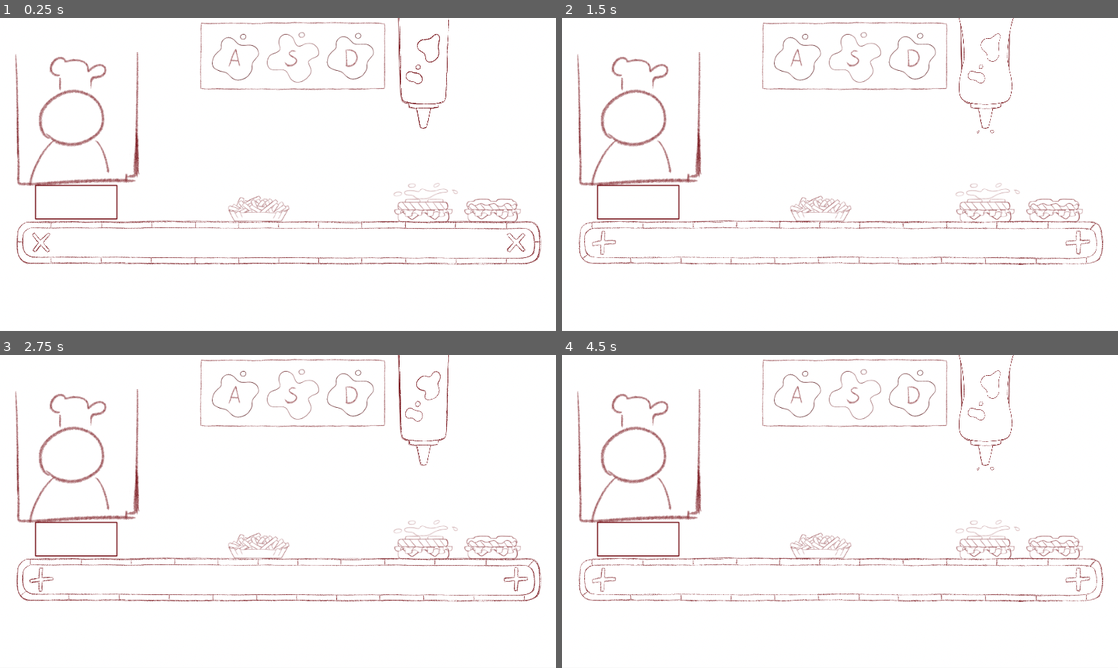
Above: before the commit, frames 1-4 (two rows, left to right).
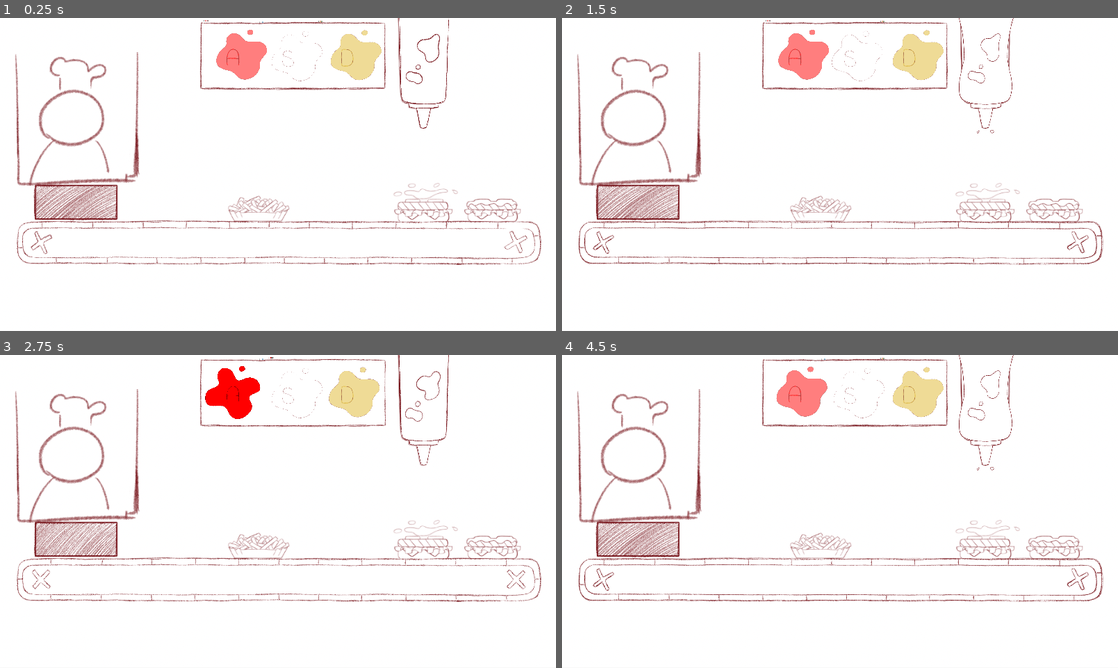
Above: after the commit, the same moments.

Repository: christophprenissl/sauce_game
Game: Godot game, scene res://Scenes/Game.tscn
Two runs of this game, one before a commit and one after it. Both use one fixed random seed, a clock stepped at 60 frames per second and the inputs below.
Inputs:
- Up to frame 1 (0.25 s): no input
- Up to frame 2 (1.5 s): tap A (sauce_a) at 0.6 s; tap D (sauce_d) at 0.8, 1.35 s
- Up to frame 3 (2.75 s): tap S (sauce_s) at 1.55, 2.1 s; tap A (sauce_a) at 2.3 s
- Up to frame 4 (4.5 s): tap A (sauce_a) at 2.85 s; tap D (sauce_d) at 3.05, 3.6 s; tap S (sauce_s) at 3.8, 4.35 s

The runs differ from the first frame. In frame 1, 5.4% of the frame differs, in the area x 3-98%, y 0-79%; in frame 2, 5.4%; in frame 3, 5.3%; in frame 4, 5.4%.

Commit message:
added sauce previews and animate them when pressing sauce button

Diff:
--- /dev/null
+++ b/GameObjects/Sauce_Preview.gd
@@ -0,0 +1,11 @@
+extends AnimatedSprite
+
+
+onready var alpha = modulate.a
+
+func set_alpha_max():
+	set_modulate(Color(modulate.r,modulate.g,modulate.b, 1))
+
+func _on_Sauce_Preview_animation_finished():
+	set_animation("idle")
+	set_modulate(Color(modulate.r,modulate.g,modulate.b, alpha))
--- /dev/null
+++ b/GameObjects/Sauce_Preview_A.tscn
@@ -0,0 +1,88 @@
+[gd_scene load_steps=15 format=2]
+
+[ext_resource path="res://Assets/Spritesheets/spritesheet_sauce.png" type="Texture" id=1]
+[ext_resource path="res://GameObjects/Sauce_Preview.gd" type="Script" id=2]
+[ext_resource path="res://Assets/Spritesheets/spritesheet_letters.png" type="Texture" id=3]
+
+[sub_resource type="AtlasTexture" id=26]
+flags = 4
+atlas = ExtResource( 1 )
+region = Rect2( 0, 0, 1211, 1181 )
+
+[sub_resource type="AtlasTexture" id=27]
+flags = 4
+atlas = ExtResource( 1 )
+region = Rect2( 1211, 0, 1211, 1181 )
+
+[sub_resource type="AtlasTexture" id=28]
+flags = 4
+atlas = ExtResource( 1 )
+region = Rect2( 2422, 0, 1211, 1181 )
+
+[sub_resource type="AtlasTexture" id=29]
+flags = 4
+atlas = ExtResource( 1 )
+region = Rect2( 3633, 0, 1211, 1181 )
+
+[sub_resource type="AtlasTexture" id=30]
+flags = 4
+atlas = ExtResource( 1 )
+region = Rect2( 4844, 0, 1211, 1181 )
+
+[sub_resource type="AtlasTexture" id=31]
+flags = 4
+atlas = ExtResource( 1 )
+region = Rect2( 6055, 0, 1211, 1181 )
+
+[sub_resource type="SpriteFrames" id=32]
+animations = [ {
+"frames": [ SubResource( 26 ), SubResource( 27 ), SubResource( 28 ) ],
+"loop": true,
+"name": "idle",
+"speed": 1.0
+}, {
+"frames": [ SubResource( 29 ), SubResource( 30 ), SubResource( 31 ) ],
+"loop": false,
+"name": "sauce",
+"speed": 5.0
+} ]
+
+[sub_resource type="AtlasTexture" id=33]
+flags = 4
+atlas = ExtResource( 3 )
+region = Rect2( 0, 0, 1181, 1181 )
+
+[sub_resource type="AtlasTexture" id=34]
+flags = 4
+atlas = ExtResource( 3 )
+region = Rect2( 1181, 0, 1181, 1181 )
+
+[sub_resource type="AtlasTexture" id=35]
+flags = 4
+atlas = ExtResource( 3 )
+region = Rect2( 2362, 0, 1181, 1181 )
+
+[sub_resource type="SpriteFrames" id=36]
+animations = [ {
+"frames": [ SubResource( 33 ), SubResource( 34 ), SubResource( 35 ) ],
+"loop": true,
+"name": "default",
+"speed": 5.0
+} ]
+
+[node name="Sauce_Preview_A" type="AnimatedSprite"]
+modulate = Color( 1, 1, 1, 0.505882 )
+scale = Vector2( 0.2, 0.2 )
+frames = SubResource( 32 )
+animation = "sauce"
+frame = 2
+playing = true
+script = ExtResource( 2 )
+
+[node name="Letter" type="AnimatedSprite" parent="."]
+position = Vector2( -80, 0 )
+frames = SubResource( 36 )
+frame = 2
+playing = true
+
+[connection signal="animation_finished" from="." to="." method="_on_Sauce_Preview_animation_finished"]
--- /dev/null
+++ b/GameObjects/Sauce_Preview_D.tscn
@@ -0,0 +1,89 @@
+[gd_scene load_steps=15 format=2]
+
+[ext_resource path="res://Assets/Spritesheets/spritesheet_sauce.png" type="Texture" id=1]
+[ext_resource path="res://GameObjects/Sauce_Preview.gd" type="Script" id=2]
+[ext_resource path="res://Assets/Spritesheets/spritesheet_letters.png" type="Texture" id=3]
+
+[sub_resource type="AtlasTexture" id=26]
+flags = 4
+atlas = ExtResource( 1 )
+region = Rect2( 0, 0, 1211, 1181 )
+
+[sub_resource type="AtlasTexture" id=27]
+flags = 4
+atlas = ExtResource( 1 )
+region = Rect2( 1211, 0, 1211, 1181 )
+
+[sub_resource type="AtlasTexture" id=28]
+flags = 4
+atlas = ExtResource( 1 )
+region = Rect2( 2422, 0, 1211, 1181 )
+
+[sub_resource type="AtlasTexture" id=29]
+flags = 4
+atlas = ExtResource( 1 )
+region = Rect2( 3633, 0, 1211, 1181 )
+
+[sub_resource type="AtlasTexture" id=30]
+flags = 4
+atlas = ExtResource( 1 )
+region = Rect2( 4844, 0, 1211, 1181 )
+
+[sub_resource type="AtlasTexture" id=31]
+flags = 4
+atlas = ExtResource( 1 )
+region = Rect2( 6055, 0, 1211, 1181 )
+
+[sub_resource type="SpriteFrames" id=32]
+animations = [ {
+"frames": [ SubResource( 26 ), SubResource( 27 ), SubResource( 28 ) ],
+"loop": true,
+"name": "idle",
+"speed": 1.0
+}, {
+"frames": [ SubResource( 29 ), SubResource( 30 ), SubResource( 31 ) ],
+"loop": false,
+"name": "sauce",
+"speed": 5.0
+} ]
+
+[sub_resource type="AtlasTexture" id=37]
+flags = 4
+atlas = ExtResource( 3 )
+region = Rect2( 0, 2362, 1181, 1181 )
+
+[sub_resource type="AtlasTexture" id=38]
+flags = 4
+atlas = ExtResource( 3 )
+region = Rect2( 1181, 2362, 1181, 1181 )
+
+[sub_resource type="AtlasTexture" id=39]
+flags = 4
+atlas = ExtResource( 3 )
+region = Rect2( 2362, 2362, 1181, 1181 )
+
+[sub_resource type="SpriteFrames" id=36]
+animations = [ {
+"frames": [ SubResource( 37 ), SubResource( 38 ), SubResource( 39 ) ],
+"loop": true,
+"name": "idle",
+"speed": 5.0
+} ]
+
+[node name="Sauce_Preview_D" type="AnimatedSprite"]
+modulate = Color( 0.878431, 0.721569, 0.188235, 0.505882 )
+scale = Vector2( 0.2, 0.2 )
+frames = SubResource( 32 )
+animation = "sauce"
+frame = 2
+playing = true
+script = ExtResource( 2 )
+
+[node name="Letter" type="AnimatedSprite" parent="."]
+position = Vector2( -80, 0 )
+frames = SubResource( 36 )
+animation = "idle"
+frame = 2
+playing = true
+
+[connection signal="animation_finished" from="." to="." method="_on_Sauce_Preview_animation_finished"]
--- /dev/null
+++ b/GameObjects/Sauce_Preview_S.tscn
@@ -0,0 +1,87 @@
+[gd_scene load_steps=15 format=2]
+
+[ext_resource path="res://Assets/Spritesheets/spritesheet_sauce.png" type="Texture" id=1]
+[ext_resource path="res://GameObjects/Sauce_Preview.gd" type="Script" id=2]
+[ext_resource path="res://Assets/Spritesheets/spritesheet_letters.png" type="Texture" id=3]
+
+[sub_resource type="AtlasTexture" id=26]
+flags = 4
+atlas = ExtResource( 1 )
+region = Rect2( 0, 0, 1211, 1181 )
+
+[sub_resource type="AtlasTexture" id=27]
+flags = 4
+atlas = ExtResource( 1 )
+region = Rect2( 1211, 0, 1211, 1181 )
+
+[sub_resource type="AtlasTexture" id=28]
+flags = 4
+atlas = ExtResource( 1 )
+region = Rect2( 2422, 0, 1211, 1181 )
+
+[sub_resource type="AtlasTexture" id=29]
+flags = 4
+atlas = ExtResource( 1 )
+region = Rect2( 3633, 0, 1211, 1181 )
+
+[sub_resource type="AtlasTexture" id=30]
+flags = 4
+atlas = ExtResource( 1 )
+region = Rect2( 4844, 0, 1211, 1181 )
+
+[sub_resource type="AtlasTexture" id=31]
+flags = 4
+atlas = ExtResource( 1 )
+region = Rect2( 6055, 0, 1211, 1181 )
+
+[sub_resource type="SpriteFrames" id=32]
+animations = [ {
+"frames": [ SubResource( 26 ), SubResource( 27 ), SubResource( 28 ) ],
+"loop": true,
+"name": "idle",
+"speed": 1.0
+}, {
+"frames": [ SubResource( 29 ), SubResource( 30 ), SubResource( 31 ) ],
+"loop": false,
+"name": "sauce",
+"speed": 5.0
+} ]
+
+[sub_resource type="AtlasTexture" id=37]
+flags = 4
+atlas = ExtResource( 3 )
+region = Rect2( 0, 1181, 1181, 1181 )
+
+[sub_resource type="AtlasTexture" id=38]
+flags = 4
+atlas = ExtResource( 3 )
+region = Rect2( 1181, 1181, 1181, 1181 )
+
+[sub_resource type="AtlasTexture" id=39]
+flags = 4
+atlas = ExtResource( 3 )
+region = Rect2( 2362, 1181, 1181, 1181 )
+
+[sub_resource type="SpriteFrames" id=36]
+animations = [ {
+"frames": [ SubResource( 37 ), SubResource( 38 ), SubResource( 39 ) ],
+"loop": true,
+"name": "default",
+"speed": 5.0
+} ]
+
+[node name="Sauce_Preview_S" type="AnimatedSprite"]
+modulate = Color( 1, 1, 1, 0.505882 )
+scale = Vector2( 0.2, 0.2 )
+frames = SubResource( 32 )
+animation = "sauce"
+frame = 2
+playing = true
+script = ExtResource( 2 )
+
+[node name="Letter" type="AnimatedSprite" parent="."]
+position = Vector2( -80, 0 )
+frames = SubResource( 36 )
+playing = true
+
+[connection signal="animation_finished" from="." to="." method="_on_Sauce_Preview_animation_finished"]
--- a/Scenes/Game.gd
+++ b/Scenes/Game.gd
@@ -2,6 +2,7 @@
 
 onready var saucer = $"%Saucer"
 onready var production_line = $"%ProductionLine"
+onready var sauce_preview_board = $"%SaucePreviewBoard"
 
 export var sauce_color_a: Color = Color.white
 export var sauce_color_s: Color = Color.white
@@ -26,10 +27,13 @@
 
 	if Input.is_action_just_pressed("sauce_a"):
 		saucer.sauce(sauce_color_a)
+		sauce_preview_board.sauce("a")
 	if Input.is_action_just_pressed("sauce_s"):
 		saucer.sauce(sauce_color_s)
+		sauce_preview_board.sauce("s")
 	if Input.is_action_just_pressed("sauce_d"):
 		saucer.sauce(sauce_color_d)
+		sauce_preview_board.sauce("d")
 
 
 func set_speed(value: int):
--- a/Scenes/Game.tscn
+++ b/Scenes/Game.tscn
@@ -7,6 +7,12 @@
 [ext_resource path="res://Scenes/Saucer.gd" type="Script" id=5]
 [ext_resource path="res://Scenes/Game.gd" type="Script" id=6]
 [ext_resource path="res://Assets/mockup.png" type="Texture" id=7]
+[ext_resource path="res://Assets/Spritesheets/spritesheet_slot.png" type="Texture" id=8]
+[ext_resource path="res://Assets/Spritesheets/spritesheet_board.png" type="Texture" id=9]
+[ext_resource path="res://GameObjects/Sauce_Preview_A.tscn" type="PackedScene" id=10]
+[ext_resource path="res://Scenes/SaucePreviewBoard.gd" type="Script" id=11]
+[ext_resource path="res://GameObjects/Sauce_Preview_S.tscn" type="PackedScene" id=12]
+[ext_resource path="res://GameObjects/Sauce_Preview_D.tscn" type="PackedScene" id=13]
 
 [sub_resource type="SpriteFrames" id=1]
 animations = [ {
@@ -56,6 +62,29 @@
 
 [sub_resource type="RectangleShape2D" id=4]
 extents = Vector2( 133.5, 56.4702 )
+
+[sub_resource type="AtlasTexture" id=18]
+flags = 4
+atlas = ExtResource( 8 )
+region = Rect2( 0, 0, 301, 135 )
+
+[sub_resource type="AtlasTexture" id=19]
+flags = 4
+atlas = ExtResource( 8 )
+region = Rect2( 0, 135, 301, 135 )
+
+[sub_resource type="AtlasTexture" id=20]
+flags = 4
+atlas = ExtResource( 8 )
+region = Rect2( 0, 270, 301, 135 )
+
+[sub_resource type="SpriteFrames" id=21]
+animations = [ {
+"frames": [ SubResource( 18 ), SubResource( 19 ), SubResource( 20 ) ],
+"loop": true,
+"name": "idle",
+"speed": 2.0
+} ]
 
 [sub_resource type="RectangleShape2D" id=3]
 extents = Vector2( 29, 115.5 )
@@ -101,6 +130,29 @@
 "loop": false,
 "name": "sauce",
 "speed": 5.0
+} ]
+
+[sub_resource type="AtlasTexture" id=22]
+flags = 4
+atlas = ExtResource( 9 )
+region = Rect2( 0, 0, 683, 276 )
+
+[sub_resource type="AtlasTexture" id=23]
+flags = 4
+atlas = ExtResource( 9 )
+region = Rect2( 0, 276, 683, 276 )
+
+[sub_resource type="AtlasTexture" id=24]
+flags = 4
+atlas = ExtResource( 9 )
+region = Rect2( 0, 552, 683, 276 )
+
+[sub_resource type="SpriteFrames" id=25]
+animations = [ {
+"frames": [ SubResource( 22 ), SubResource( 23 ), SubResource( 24 ) ],
+"loop": true,
+"name": "idle",
+"speed": 2.0
 } ]
 
 [node name="Game" type="Node2D"]
@@ -124,6 +176,7 @@
 position = Vector2( 961, 773 )
 frames = SubResource( 2 )
 animation = "moving"
+frame = 3
 playing = true
 script = ExtResource( 3 )
 spawn_rate = 200
@@ -139,6 +192,13 @@
 __meta__ = {
 "_edit_lock_": true
 }
+
+[node name="DishSlot" type="AnimatedSprite" parent="ProductionLine/ProductionArea"]
+position = Vector2( -3, -62 )
+frames = SubResource( 21 )
+animation = "idle"
+frame = 2
+playing = true
 
 [node name="ConsumptionArea" type="Area2D" parent="ProductionLine"]
 position = Vector2( 1108, -114 )
@@ -168,4 +228,23 @@
 "_edit_lock_": true
 }
 
+[node name="SaucePreviewBoard" type="AnimatedSprite" parent="."]
+unique_name_in_owner = true
+position = Vector2( 1011, 131 )
+frames = SubResource( 25 )
+animation = "idle"
+frame = 1
+playing = true
+script = ExtResource( 11 )
+
+[node name="Sauce_Preview_A" parent="SaucePreviewBoard" instance=ExtResource( 10 )]
+modulate = Color( 1, 0, 0, 0.505882 )
+position = Vector2( -188, -6 )
+
+[node name="Sauce_Preview_S" parent="SaucePreviewBoard" instance=ExtResource( 12 )]
+position = Vector2( 3, -1 )
+
+[node name="Sauce_Preview_D" parent="SaucePreviewBoard" instance=ExtResource( 13 )]
+position = Vector2( 207, -4 )
+
 [connection signal="animation_finished" from="Saucer" to="Saucer" method="_on_Saucer_animation_finished"]
--- /dev/null
+++ b/Scenes/SaucePreviewBoard.gd
@@ -0,0 +1,19 @@
+extends AnimatedSprite
+
+
+
+onready var sauce_preview_a = $"Sauce_Preview_A"
+onready var sauce_preview_s = $"Sauce_Preview_S"
+onready var sauce_preview_d = $"Sauce_Preview_D"
+
+func sauce(type):
+	match(type):
+		"a":
+			sauce_preview_a.set_animation("sauce")
+			sauce_preview_a.set_alpha_max()
+		"s":
+			sauce_preview_s.set_animation("sauce")
+			sauce_preview_s.set_alpha_max()
+		"d":
+			sauce_preview_d.set_animation("sauce")
+			sauce_preview_d.set_alpha_max()
Not shown: 1 places in Scenes/Game.tscn that only renumber resources
